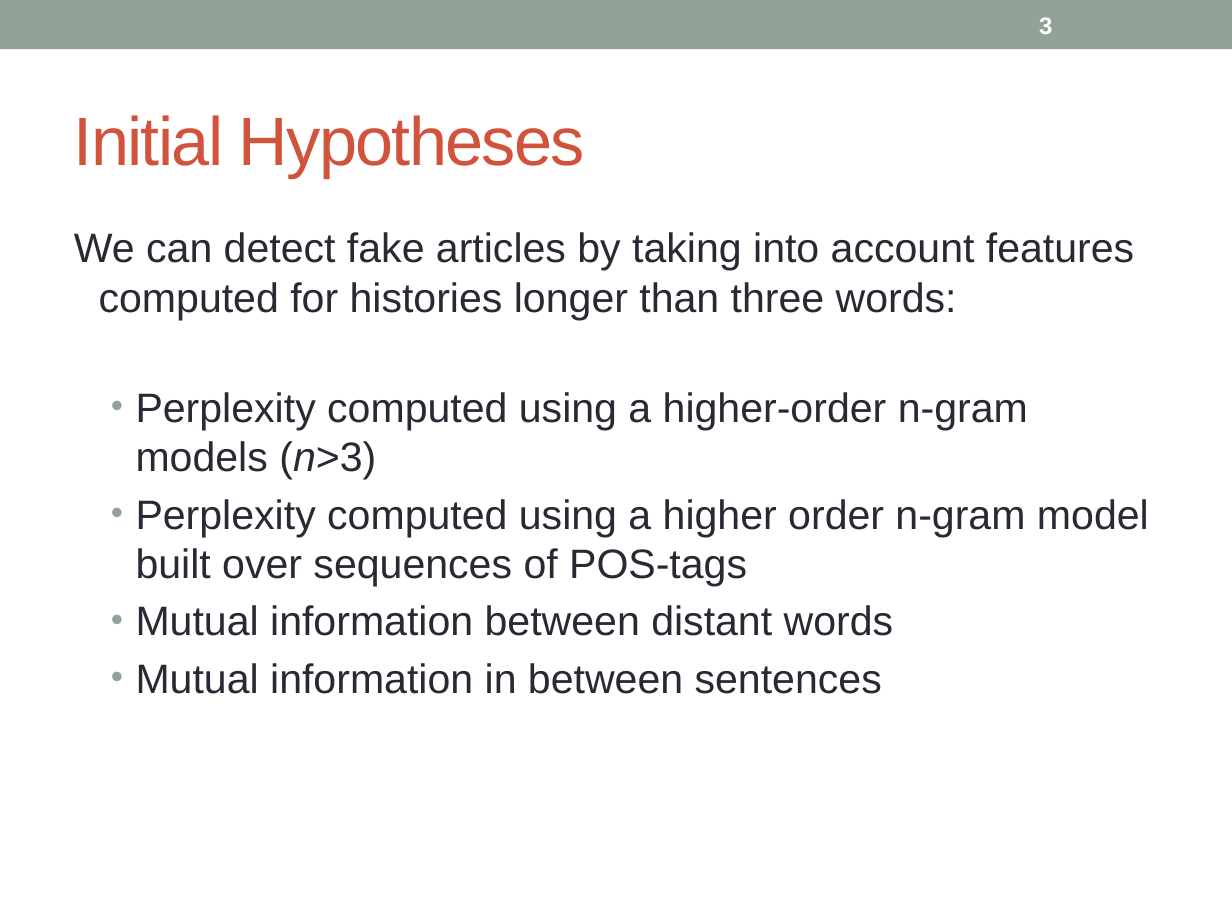
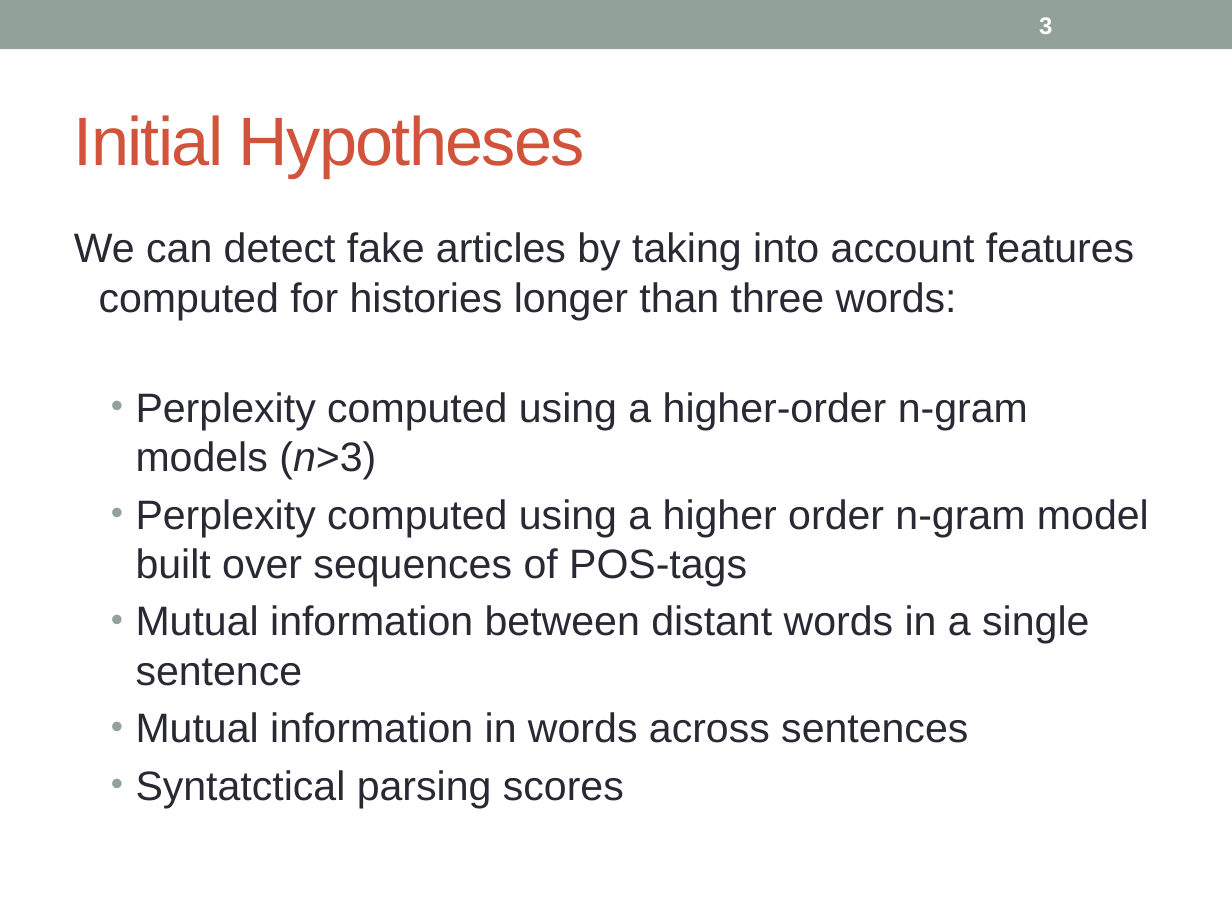
Before and after one commit to hunterhector/LangStats12Spring, a slide deck: slide 3 of Slides/11761-slides.pptx. Drawn at 1232x924 pixels with LibreOffice and Linux fonts; fonts in the diff are those of the drawing. Boxes give left, top, right and bottom in pixels: in the first picture for what was removed or moved away, otherwise in the second. Text is boxed around its words. In the diff, an @@ line names an element or a change of style, - is before the commit and + after.

```diff
--- a/Slides/11761-slides.pptx
+++ b/Slides/11761-slides.pptx
@@ text at (136, 605, 1089, 808): text changed @@
-  • Mutual information between distant words
-  • Mutual information in between sentences
+  • Mutual information between distant words in a single sentence
+  • Mutual information in words across sentences
+  • Syntatctical parsing scores
```
Also in this commit, not shown: 8 other slides changed, 3 other files.
